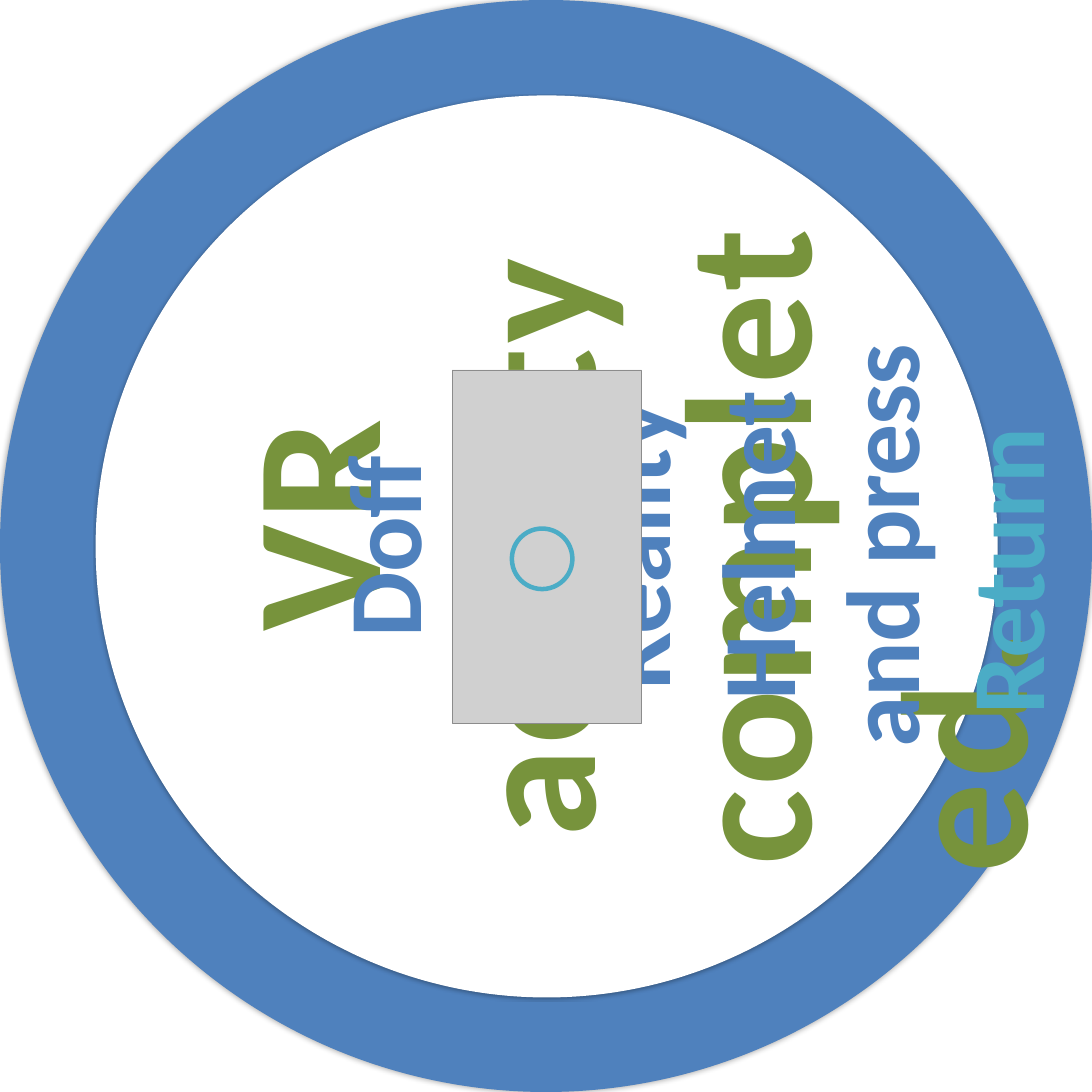
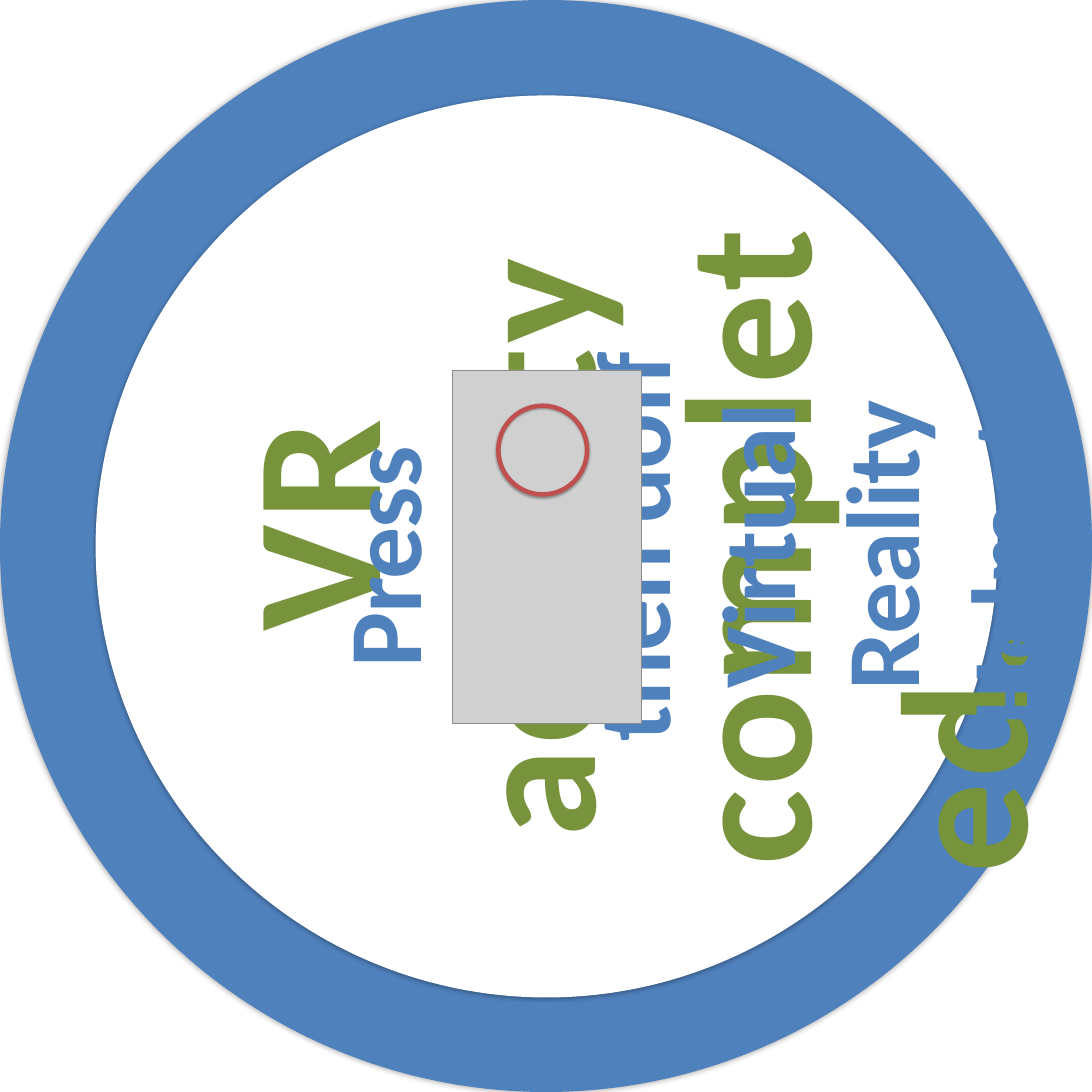
Before and after one commit to PsyPhy/GripGraspISS, a slide deck: slide 16 of Source Code/GraspBMPs/GraspCircularPrompts.pptx. Drawn at 1092x1092 pixels with LibreOffice and Linux fonts; fonts in the diff are those of the drawing; grey boxes stand for pictures. Boxes give left, top, right and bottom in pixels: in the first picture for what was removed or moved away, otherwise in the second. Text is boxed around its words. In the diff, an @@ line names an element or a change of style, - is before the commit and + after.

```diff
--- a/Source Code/GraspBMPs/GraspCircularPrompts.pptx
+++ b/Source Code/GraspBMPs/GraspCircularPrompts.pptx
@@ text at box(323, 369, 1073, 735): text changed @@
-Doff Virtual Reality Helmet and press Return.
+Press Select then doff Virtual Reality Helmet.
@@ ellipse: place and size @@
-ellipse at box(512, 529, 573, 589)
+ellipse at box(498, 406, 587, 495)
@@ ellipse at box(498, 406, 587, 495): outline #4BACC6 6 pt to #C0504D 6 pt; shadow on @@
```
Also in this commit, not shown: 2 other slides changed, 35 other files.
